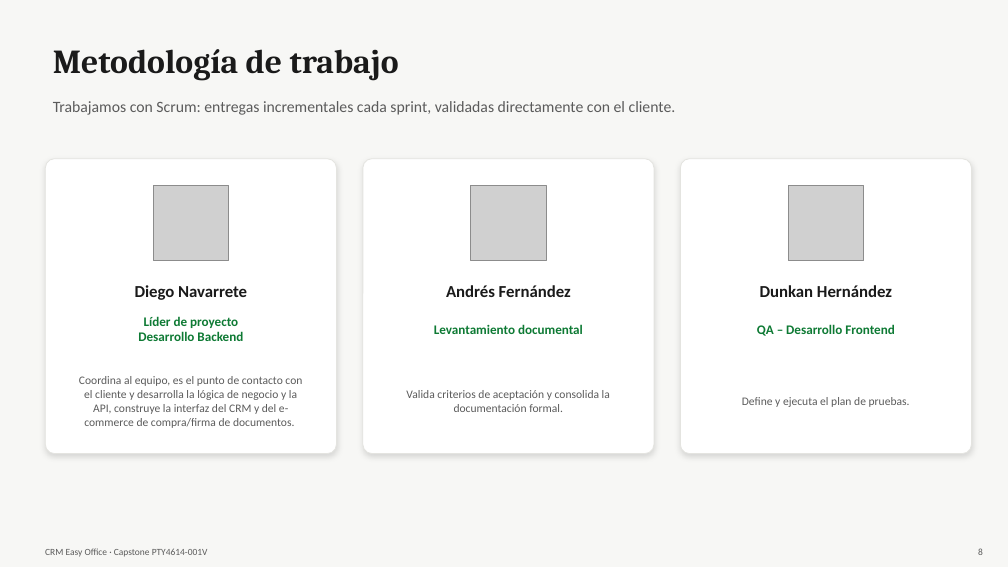
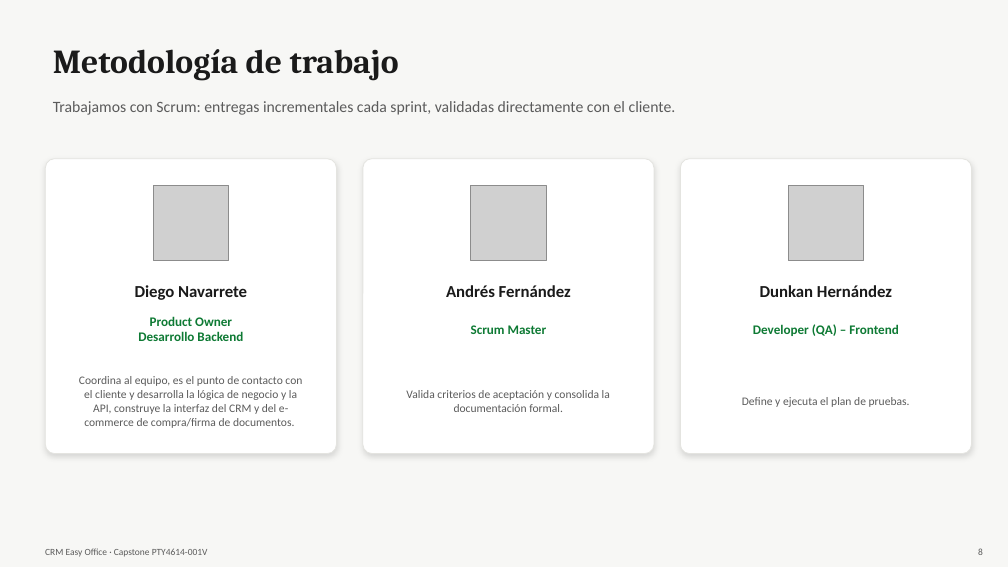
Before and after one commit to DiegoNavV/APT-Capstone_PirqueSpA, a slide deck: slide 8 of Fase 1/Evidencias Grupales/Presentacion_Proyecto.pptx. Drawn at 1008x567 pixels with LibreOffice and Linux fonts; fonts in the diff are those of the drawing; grey boxes stand for pictures. Boxes give left, top, right and bottom in pixels: in the first picture for what was removed or moved away, otherwise in the second. Text is boxed around its words. In the diff, an @@ line names an element or a change of style, - is before the commit and + after.

```diff
--- a/Fase 1/Evidencias Grupales/Presentacion_Proyecto.pptx
+++ b/Fase 1/Evidencias Grupales/Presentacion_Proyecto.pptx
@@ text at (150, 316, 232, 326): text changed @@
-Líder de proyecto
+Product Owner
@@ text at (471, 325, 547, 334): text changed @@
-Levantamiento documental
+Scrum Master
@@ text at (753, 324, 898, 336): text changed @@
-QA – Desarrollo Frontend
+Developer (QA) – Frontend
```
Also in this commit, not shown: 1 other slide changed, 7 other files.
